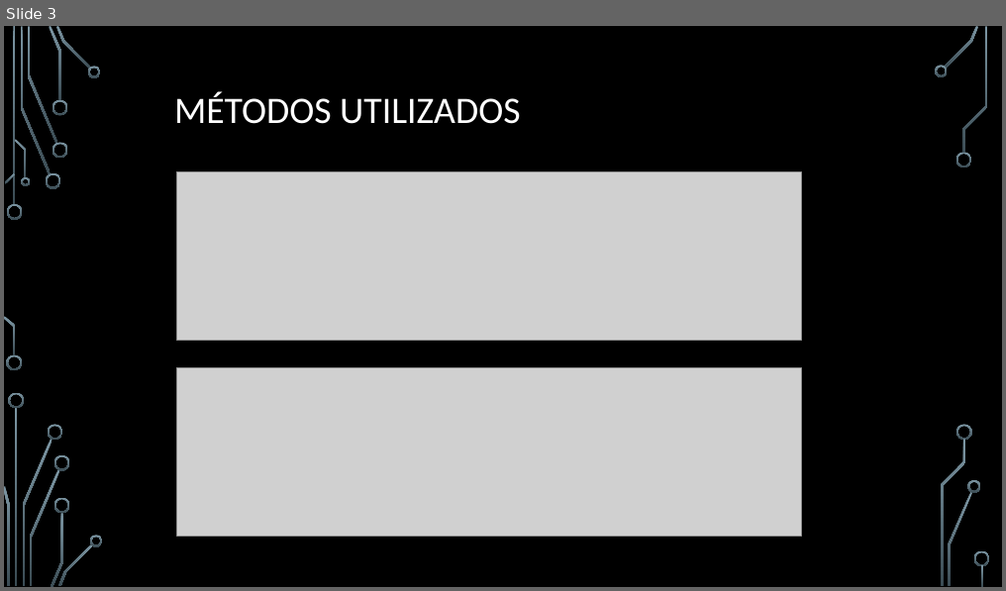
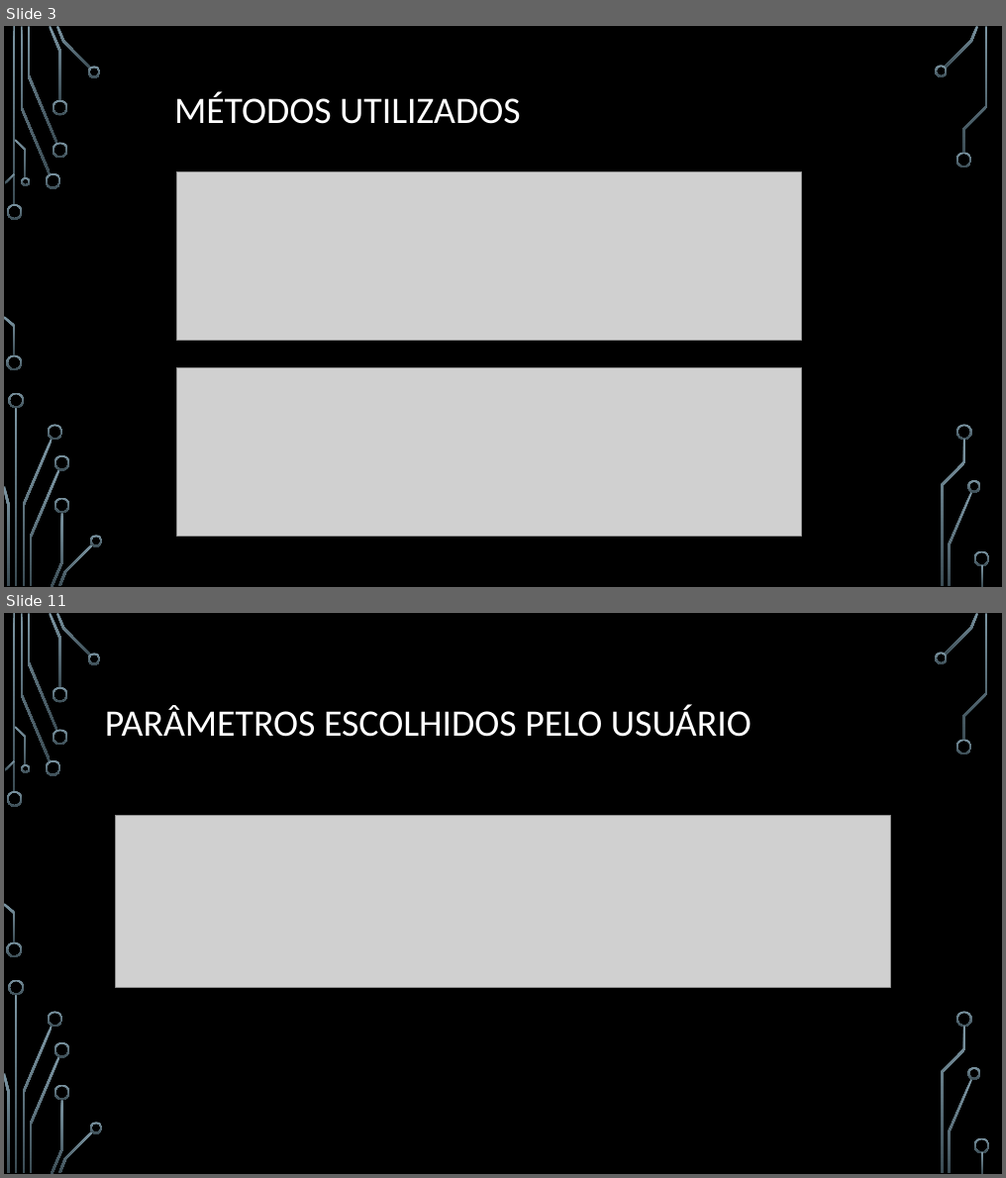
Before and after one commit to MathCarv/C213, a slide deck: documents/Trabalho de Sistemas Embarcados (C213).pptx. Shown one above the other, each under a label of ours: slide 3 before the commit, slides 3 and 11 after it; the slides between them are not shown. The pictures are 1006x591 and 1006x1178 pixels, drawn with LibreOffice and Linux fonts; fonts in the diff are those of the drawing; grey boxes stand for pictures; background and template pictures are left out. Boxes give left, top, right and bottom in pixels: in the first picture for what was removed or moved away, otherwise in the second. Text is boxed around its words. In the diff, an @@ line names an element or a change of style, - is before the commit and + after.

```diff
--- a/documents/Trabalho de Sistemas Embarcados (C213).pptx
+++ b/documents/Trabalho de Sistemas Embarcados (C213).pptx
@@ slide 11 added at <box>4,613,1002,1174</box>, background picture (left out); not listed: 36 template elements that a slide beside it also shows @@
@@ title added at <box>105,704,751,737</box>, 36 pt, text #FFFFFF @@
+PARÂMETROS ESCOLHIDOS PELO USUÁRIO
@@ picture added at <box>116,816,890,987</box> @@
```
Also in this commit, not shown: 9 other slides added, 1 slide removed, 9 other files.
